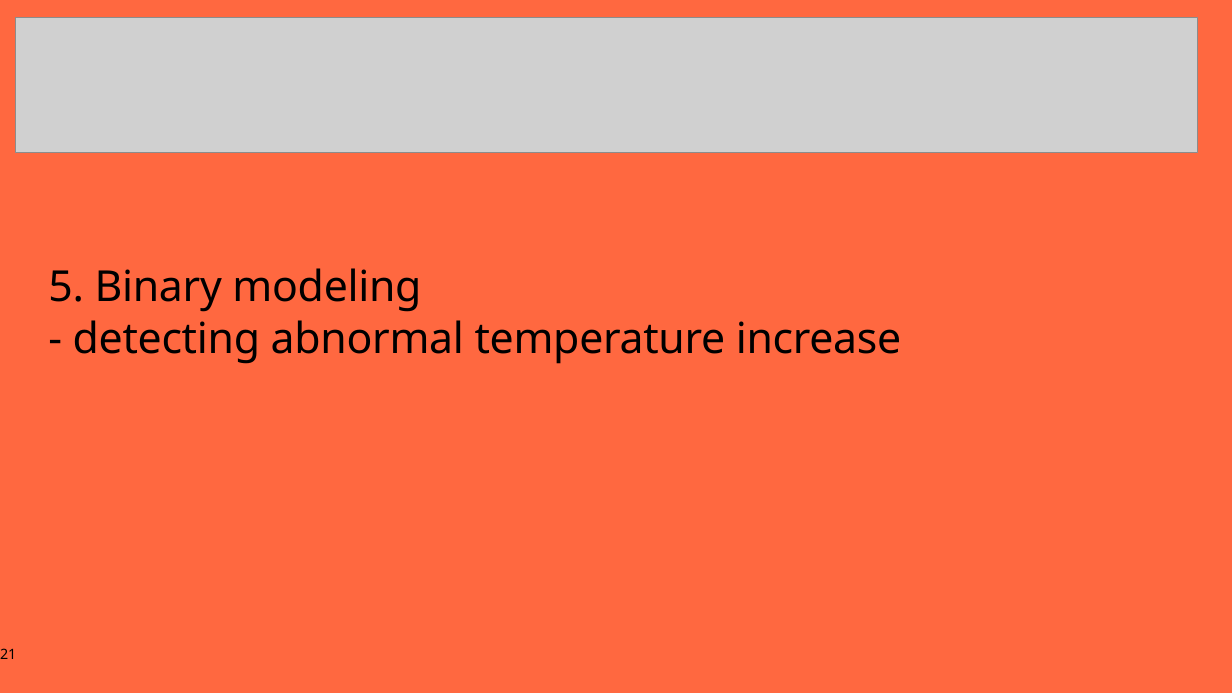
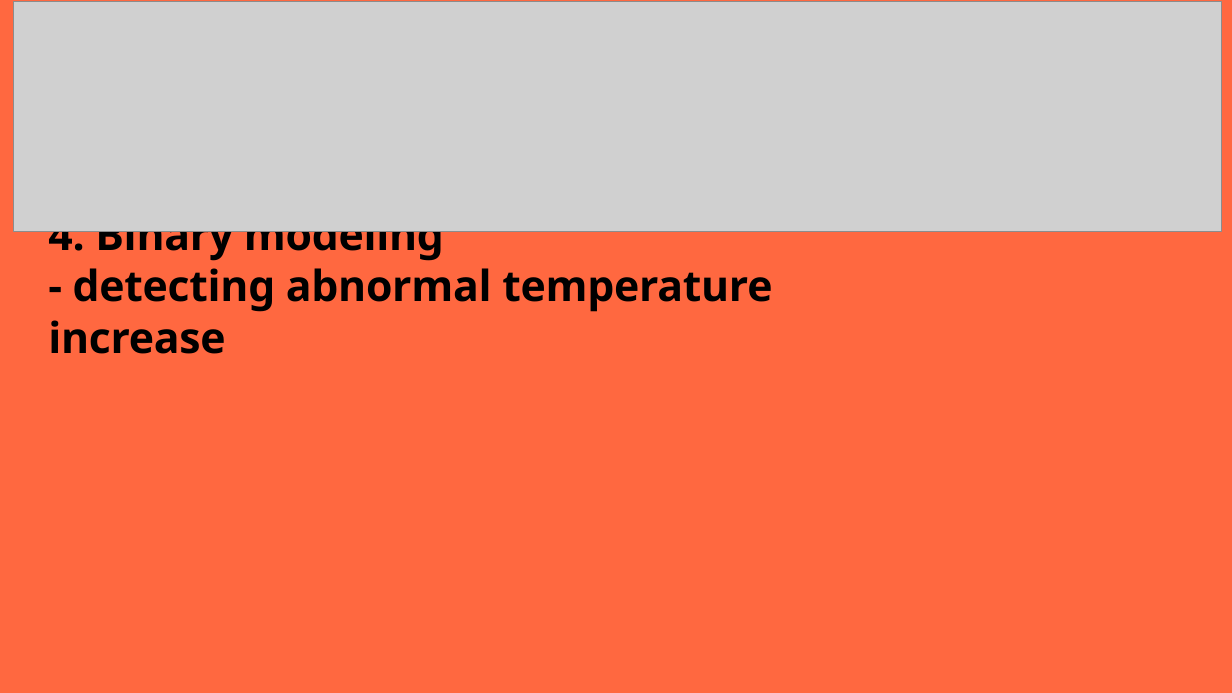
Before and after one commit to mnowicki94/udacity_clean_code_task, a slide deck: slide 19 of cdp.pptx (slide 21 before the commit). Drawn at 1232x693 pixels with LibreOffice and Linux fonts; fonts in the diff are those of the drawing; grey boxes stand for pictures; background and template pictures are left out. Boxes give left, top, right and bottom in pixels: in the first picture for what was removed or moved away, otherwise in the second. Text is boxed around its words. In the diff, an @@ line names an element or a change of style, - is before the commit and + after.

```diff
--- a/cdp.pptx
+++ b/cdp.pptx
@@ picture: place and size @@
-picture at (15, 17, 1197, 153)
+picture at (13, 2, 1221, 232)
@@ title at (48, 210, 772, 354): text changed; bold on @@
-5. Binary modeling
-- detecting abnormal temperature increase
+4. Binary modeling
+- detecting abnormal temperature increase
@@ page number removed at (0, 648, 16, 659) @@
-21
```
Also in this commit, not shown: 30 other slides changed, 1 slide added, 3 slides removed.
